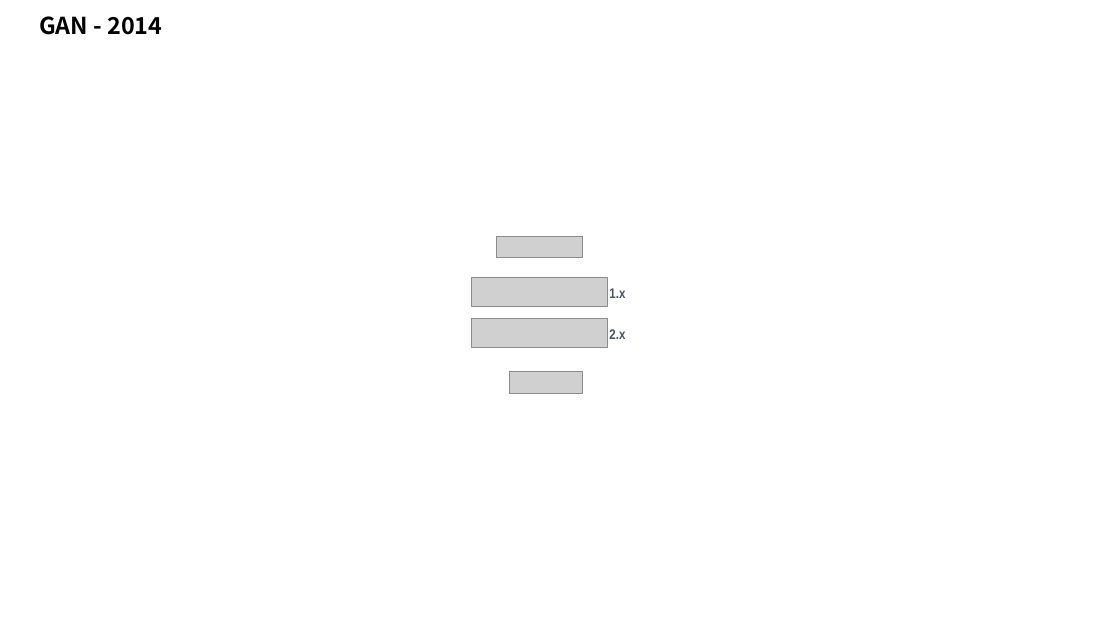
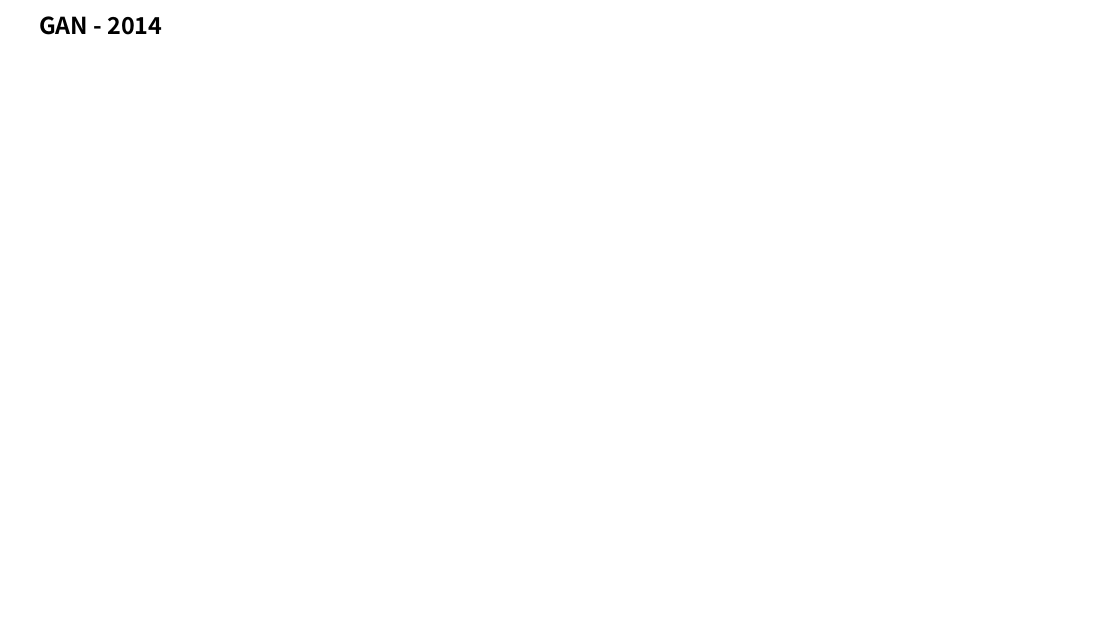
Before and after one commit to taylorguo/GAN_Understanding_Practicing, a slide deck: slide 2 of GAN_Understanding/GANunderstanding.pptx. Drawn at 1120x630 pixels with LibreOffice and Linux fonts; fonts in the diff are those of the drawing; grey boxes stand for pictures. Boxes give left, top, right and bottom in pixels: in the first picture for what was removed or moved away, otherwise in the second. Text is boxed around its words. In the diff, an @@ line names an element or a change of style, - is before the commit and + after.

```diff
--- a/GAN_Understanding/GANunderstanding.pptx
+++ b/GAN_Understanding/GANunderstanding.pptx
@@ picture removed at (497,236,582,257) @@
@@ picture removed at (471,277,607,306) @@
@@ text removed at (609,288,625,298) @@
-1.x
@@ picture removed at (471,318,607,347) @@
@@ text removed at (609,329,625,339) @@
-2.x
@@ picture removed at (509,371,582,393) @@
```
Also in this commit, not shown: 2 other slides changed, 3 other files.
